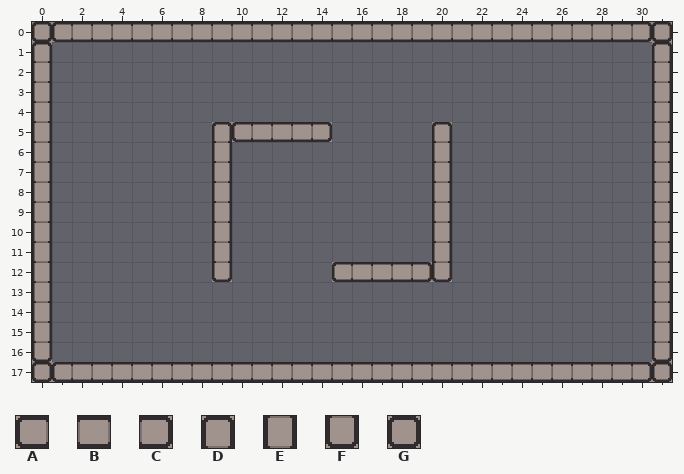
Level history. Tiled map: data/maps/tiled/map_1.tmx. This is how it looked before the edit.
Cells are 32x32 px. Shown: x 0..31, y 0..17.
Key: from "tileset_1": A 0 "tile_0", B 1 "tile_1", C 2 "tile_2", D 3 "tile_3", E 4 "tile_4", F 5 "tile_5", G 6 "tile_6".
_ is an empty cell.
Layer "Kachelebene 1" before, first column x 0:
 0 GABBBBBBBBBBBBBBBBBBBBBBBBBBBBCG
 1 D______________________________D
 2 E______________________________E
 3 E______________________________E
 4 E______________________________E
 5 E________DABBBC_____D__________E
 6 E________E__________E__________E
 7 E________E__________E__________E
 8 E________E__________E__________E
 9 E________E__________E__________E
10 E________E__________E__________E
11 E________E__________E__________E
12 E________F_____ABBBCF__________E
13 E______________________________E
14 E______________________________E
15 E______________________________E
16 F______________________________F
17 GABBBBBBBBBBBBBBBBBBBBBBBBBBBBCG
Now the later version:
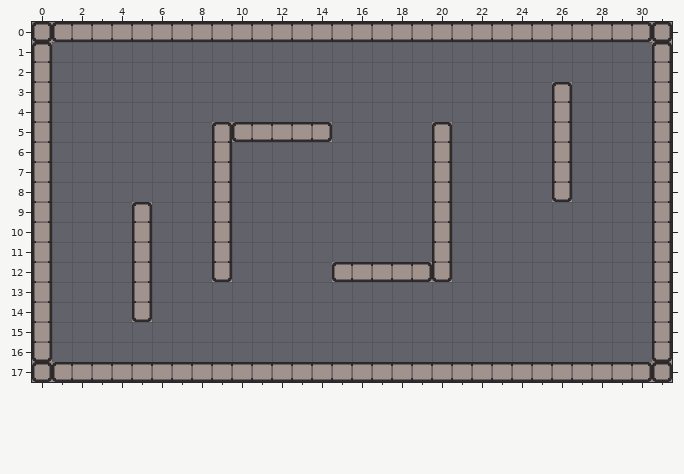
Edits made:
Changed rows in their new state; . is an unchanged cell.
Layer "Kachelebene 1":
first column x 5:
 3 .....................D
 4 .....................E
 5 .....................E
 6 .....................E
 7 .....................E
 8 .....................F
 9 D.....................
10 E.....................
11 E.....................
12 E.....................
13 E.....................
14 F.....................
Changed places in both pictures, as pixel boxes (x1, y1, x2, y2):
added: (552, 82, 572, 202)
added: (132, 202, 152, 322)
